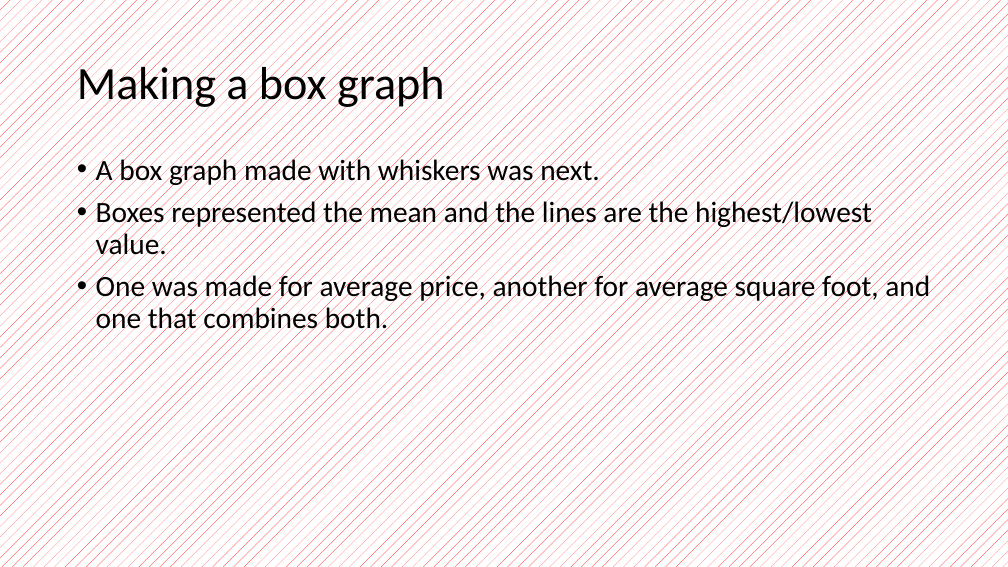
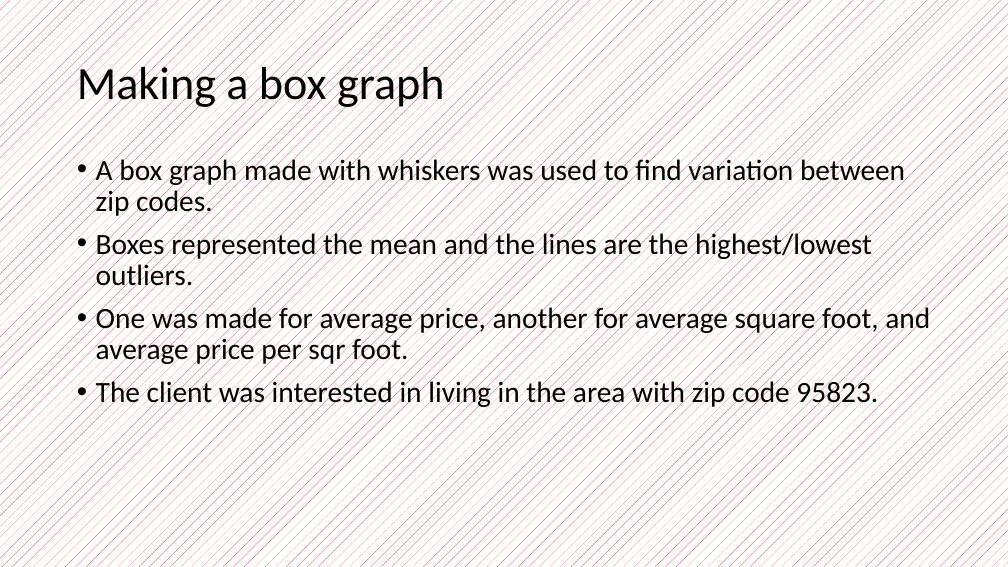
Before and after one commit to scavazos4/Project_One, a slide deck: slide 9 of Sacramento Real Estate.pptx (slide 7 before the commit). Drawn at 1008x567 pixels with LibreOffice and Linux fonts; fonts in the diff are those of the drawing. Boxes give left, top, right and bottom in pixels: in the first picture for what was removed or moved away, otherwise in the second. Text is boxed around its words. In the diff, an @@ line names an element or a change of style, - is before the commit and + after.

```diff
--- a/Sacramento Real Estate.pptx
+++ b/Sacramento Real Estate.pptx
@@ text at box(96, 155, 930, 409): text changed @@
-• A box graph made with whiskers was next.
-• Boxes represented the mean and the lines are the highest/lowest value.
-• One was made for average price, another for average square foot, and one that combines both.
+• A box graph made with whiskers was used to find variation between zip codes.
+• Boxes represented the mean and the lines are the highest/lowest outliers.
+• One was made for average price, another for average square foot, and average price per sqr foot.
+• The client was interested in living in the area with zip code 95823.
```
Also in this commit, not shown: 8 other slides changed, 1 slide added.
